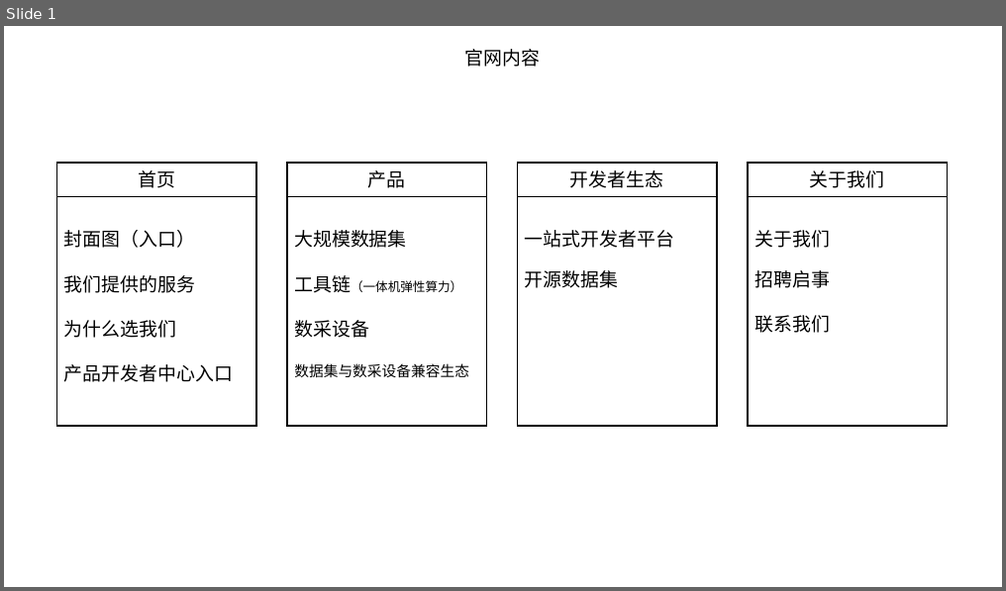
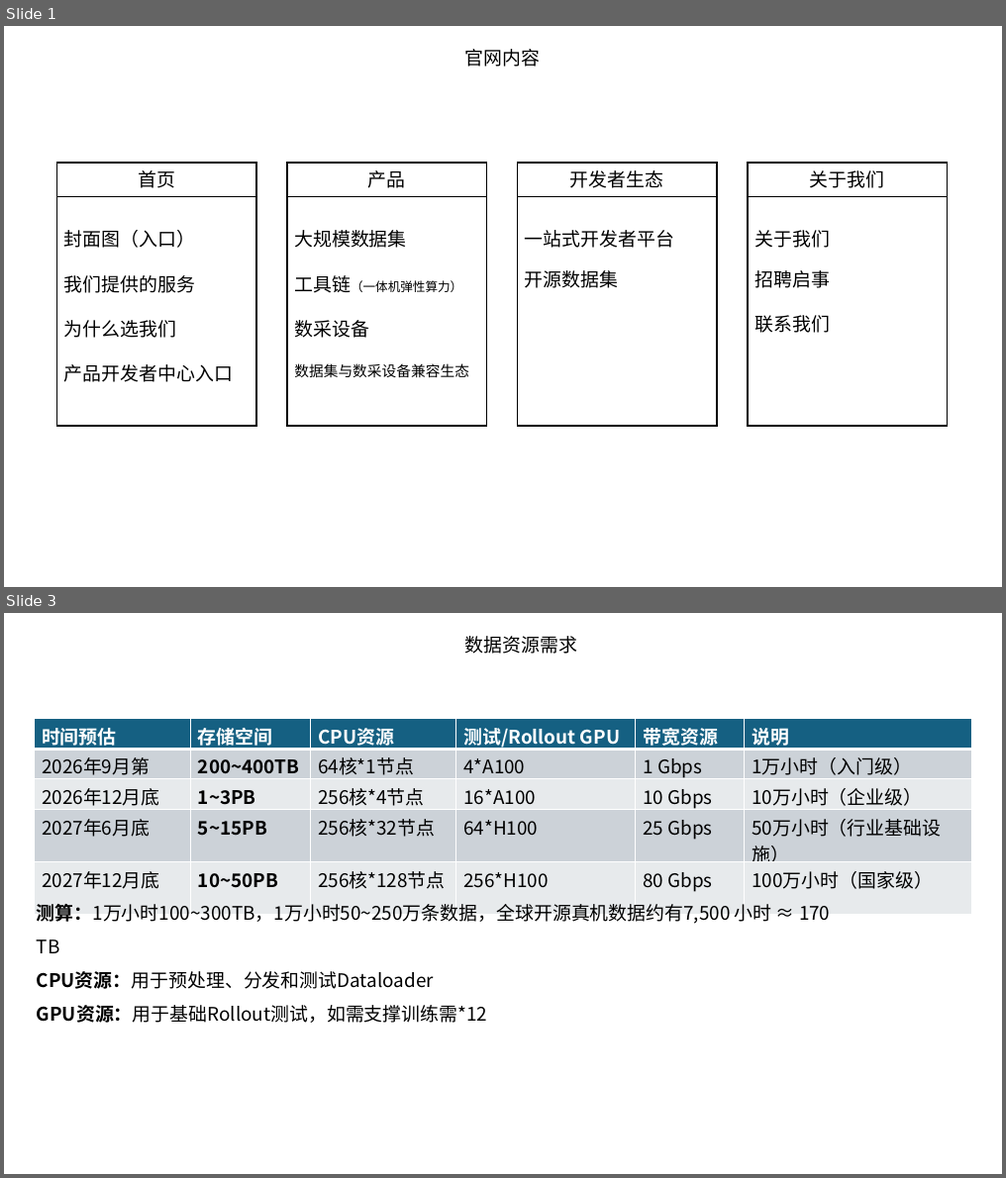
Before and after one commit to Boxjod/dolphinlynxi_home, a slide deck: assets/outline.pptx. Shown one above the other, each under a label of ours: slide 1 before the commit, slides 1 and 3 after it; the slides between them are not shown. The pictures are 1006x591 and 1006x1178 pixels, drawn with LibreOffice and Linux fonts; fonts in the diff are those of the drawing. Boxes give left, top, right and bottom in pixels: in the first picture for what was removed or moved away, otherwise in the second. Text is boxed around its words. In the diff, an @@ line names an element or a change of style, - is before the commit and + after.

```diff
--- a/assets/outline.pptx
+++ b/assets/outline.pptx
@@ slide 3 added at (x1=4, y1=613, x2=1002, y2=1174), background #FFFFFF @@
@@ text added at (x1=465, y1=636, x2=577, y2=654), 18 pt, text #000000 @@
+数据资源需求
@@ table added at (x1=34, y1=719, x2=972, y2=896), 5 rows, 6 columns @@
+时间预估 | 存储空间 | CPU资源 | 测试/Rollout GPU | 带宽资源 | 说明
+2026年9月第 | 200~400TB | 64核*1节点 | 4*A100 | 1 Gbps | 1万小时（入门级）
+2026年12月底 | 1~3PB | 256核*4节点 | 16*A100 | 10 Gbps | 10万小时（企业级）
+2027年6月底 | 5~15PB | 256核*32节点 | 64*H100 | 25 Gbps | 50万小时（行业基础设施）
+2027年12月底 | 10~50PB | 256核*128节点 | 256*H100 | 80 Gbps | 100万小时（国家级）
@@ text added at (x1=37, y1=904, x2=830, y2=1023), 18 pt, text #000000 @@
+测算：1万小时100~300TB，1万小时50~250万条数据，全球开源真机数据约有7,500 小时 ≈ 170 TB
+CPU资源：用于预处理、分发和测试Dataloader
+GPU资源：用于基础Rollout测试，如需支撑训练需*12
```
Also in this commit, not shown: 1 other slide added, 7 other files.
